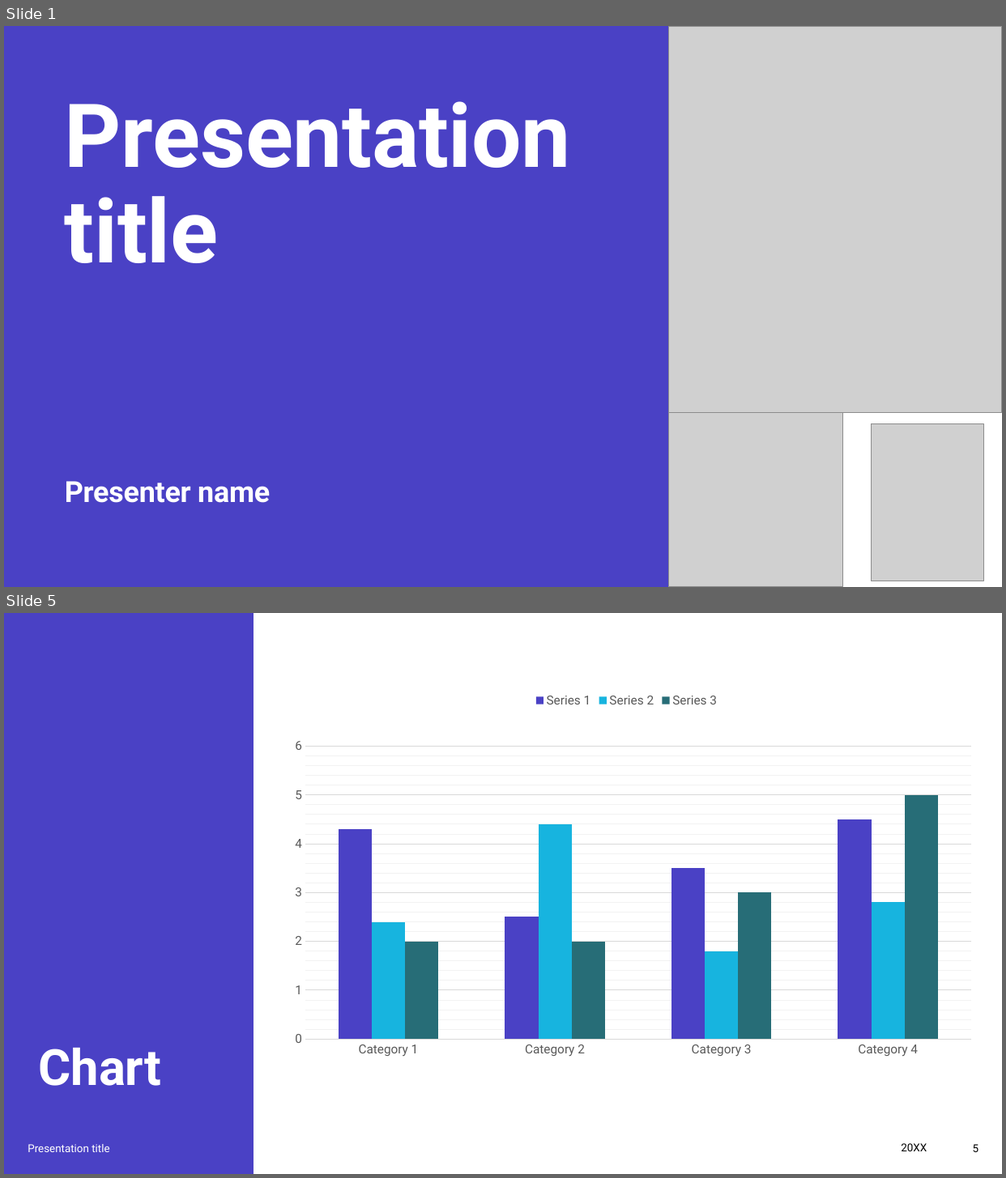
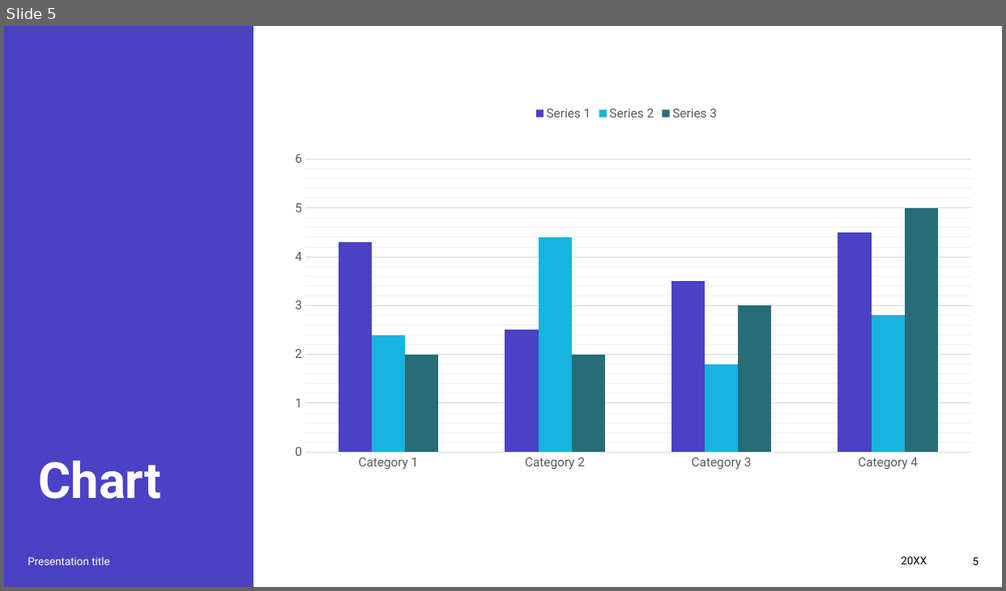
Before and after one commit to suhasburavalla/Fantasy-Baseball-Projections, a slide deck: Standup Meeting 1 Presentation.pptx. Shown one above the other, each under a label of ours: slides 1 and 5 before the commit, slide 5 after it; the slides between them are not shown. The pictures are 1006x1178 and 1006x591 pixels, drawn with LibreOffice and Linux fonts; fonts in the diff are those of the drawing; grey boxes stand for pictures. Boxes give left, top, right and bottom in pixels: in the first picture for what was removed or moved away, otherwise in the second. Text is boxed around its words. In the diff, an @@ line names an element or a change of style, - is before the commit and + after.

```diff
--- a/Standup Meeting 1 Presentation.pptx
+++ b/Standup Meeting 1 Presentation.pptx
@@ slide 1 removed at (x1=4, y1=26, x2=1002, y2=587), background #FFFFFF @@
@@ rectangle removed at (x1=4, y1=26, x2=669, y2=587) @@
@@ picture removed at (x1=669, y1=26, x2=1002, y2=413) @@
@@ title removed at (x1=65, y1=101, x2=571, y2=263) @@
-Presentation title
@@ picture removed at (x1=669, y1=413, x2=843, y2=587) @@
@@ picture removed at (x1=872, y1=425, x2=984, y2=582) @@
@@ subtitle removed at (x1=65, y1=481, x2=270, y2=503) @@
-Presenter name
```
Also in this commit, not shown: 5 slides changed, 1 slide added, 2 other slides removed.
